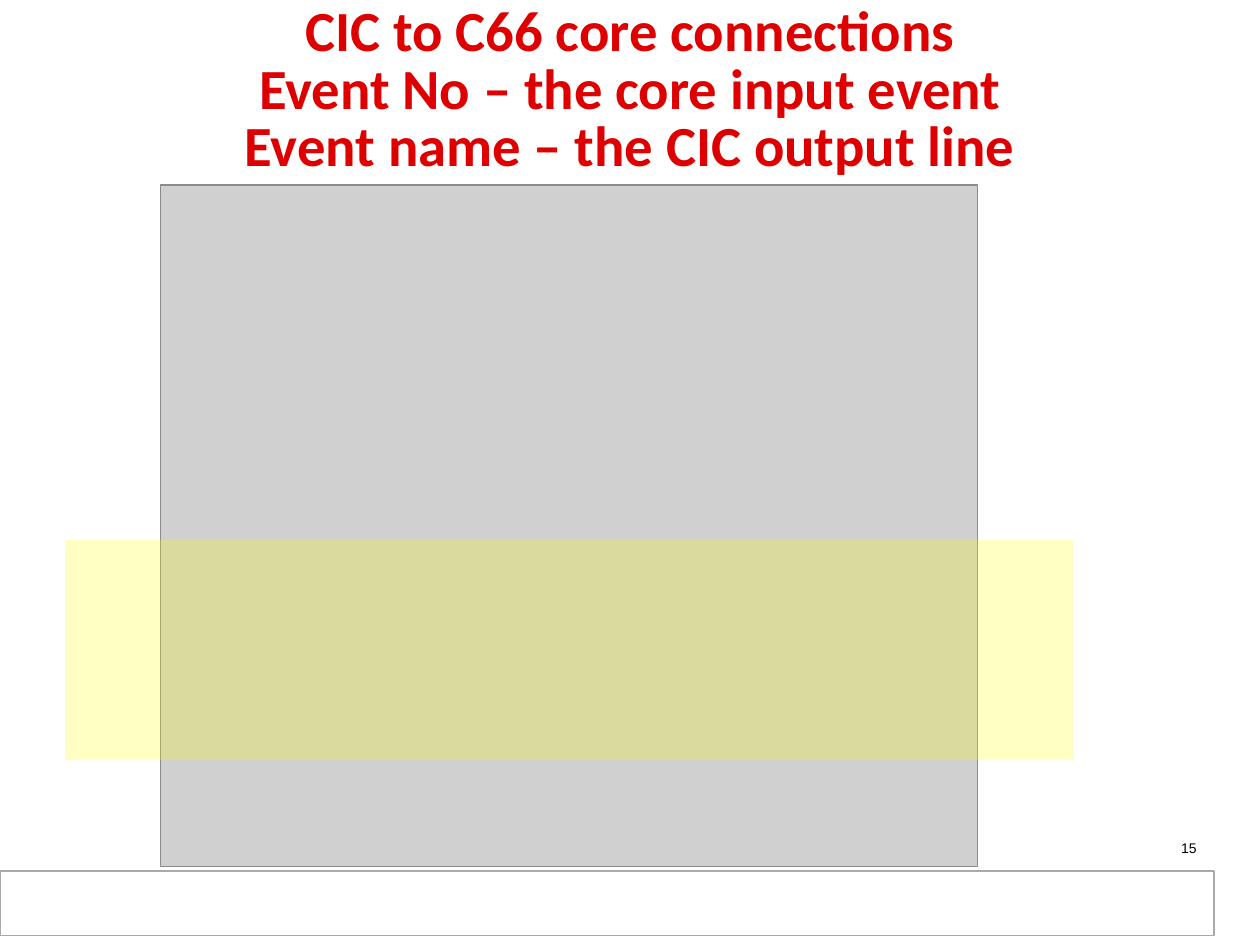
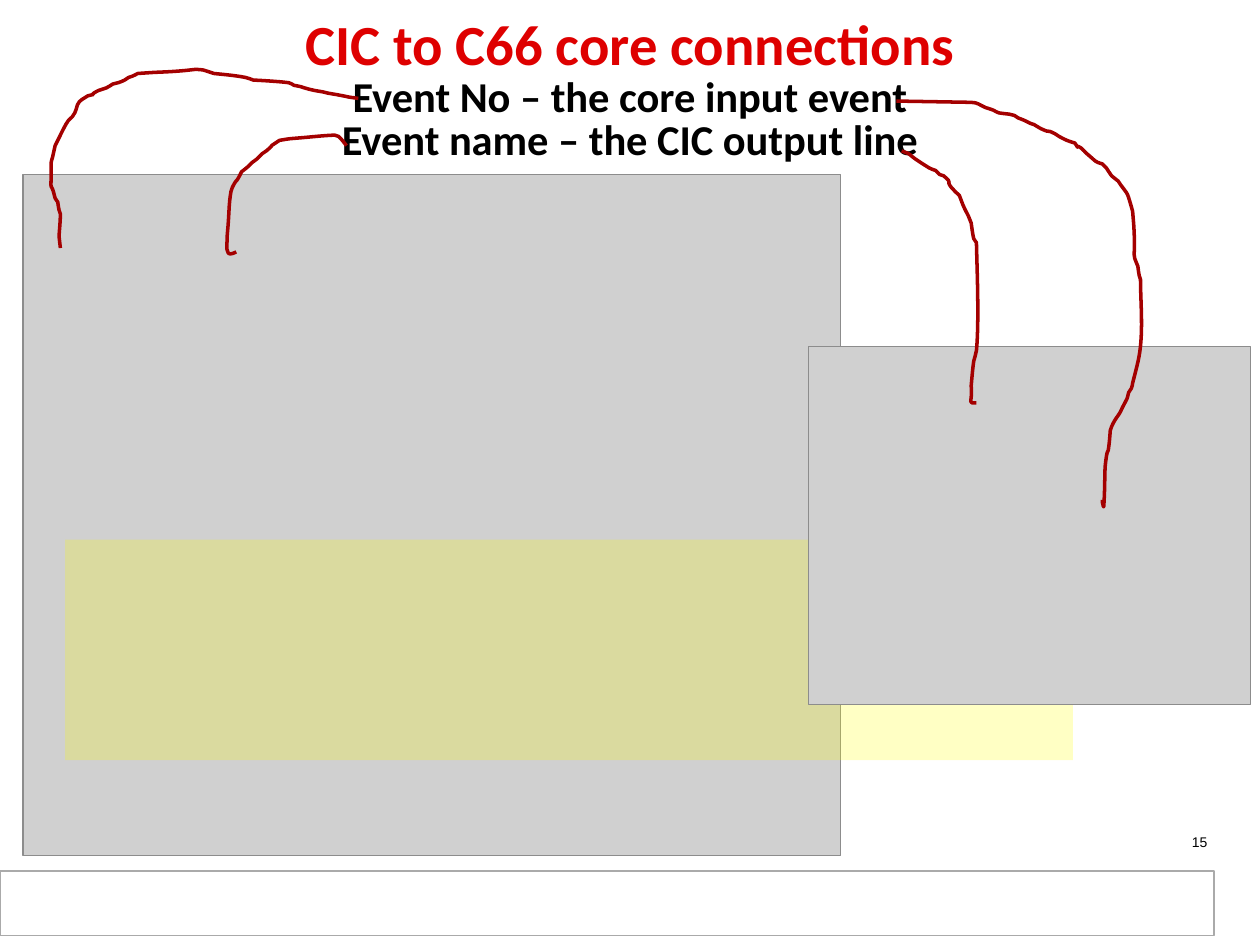
Before and after one commit to hari1989/keystone-workshop, a slide deck: slide 15 of slides/KeyStone_Interrupts.pptx. Drawn at 1260x945 pixels with LibreOffice and Linux fonts; fonts in the diff are those of the drawing; grey boxes stand for pictures; background and template pictures are left out. Boxes give left, top, right and bottom in pixels: in the first picture for what was removed or moved away, otherwise in the second. Text is boxed around its words. In the diff, an @@ line names an element or a change of style, - is before the commit and + after.

```diff
--- a/slides/KeyStone_Interrupts.pptx
+++ b/slides/KeyStone_Interrupts.pptx
@@ title "CIC to C66 core connections ..." at (305, 25, 954, 163): size 32.4 to 24.3 pt, text colour #DE0000 to #000000 in "Event No – the core input event ..." @@
@@ freeform shape added at (50, 69, 358, 248), outline #A40000 2 pt @@
@@ freeform shape added at (896, 101, 1142, 507), outline #A40000 2 pt @@
@@ freeform shape added at (227, 135, 346, 253), outline #A40000 2 pt @@
@@ picture: place and size @@
-picture at (160, 185, 978, 867)
+picture at (23, 175, 840, 857)
@@ freeform shape added at (902, 151, 978, 403), outline #A40000 2 pt @@
@@ picture added at (809, 346, 1251, 704) @@
@@ page number: place and size @@
-page number at (1181, 843, 1197, 853)
+page number at (1192, 837, 1208, 847)
```
Also in this commit, not shown: 5 other slides changed, 5 slides added, 3 slides removed.
